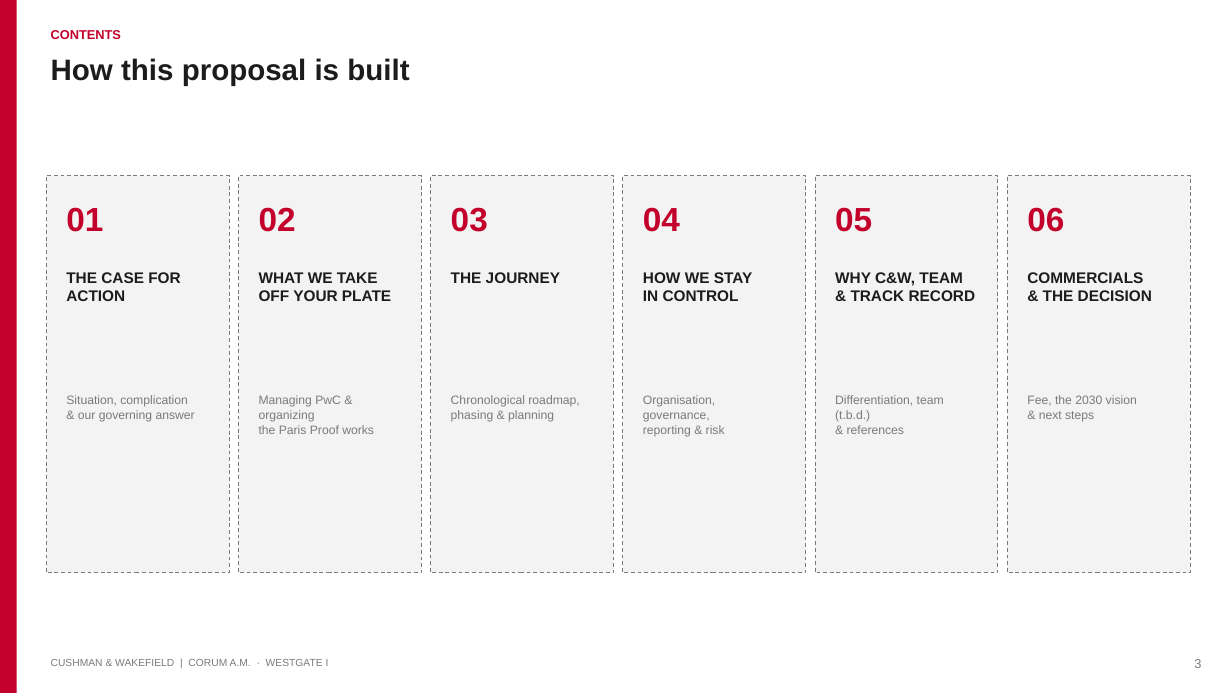
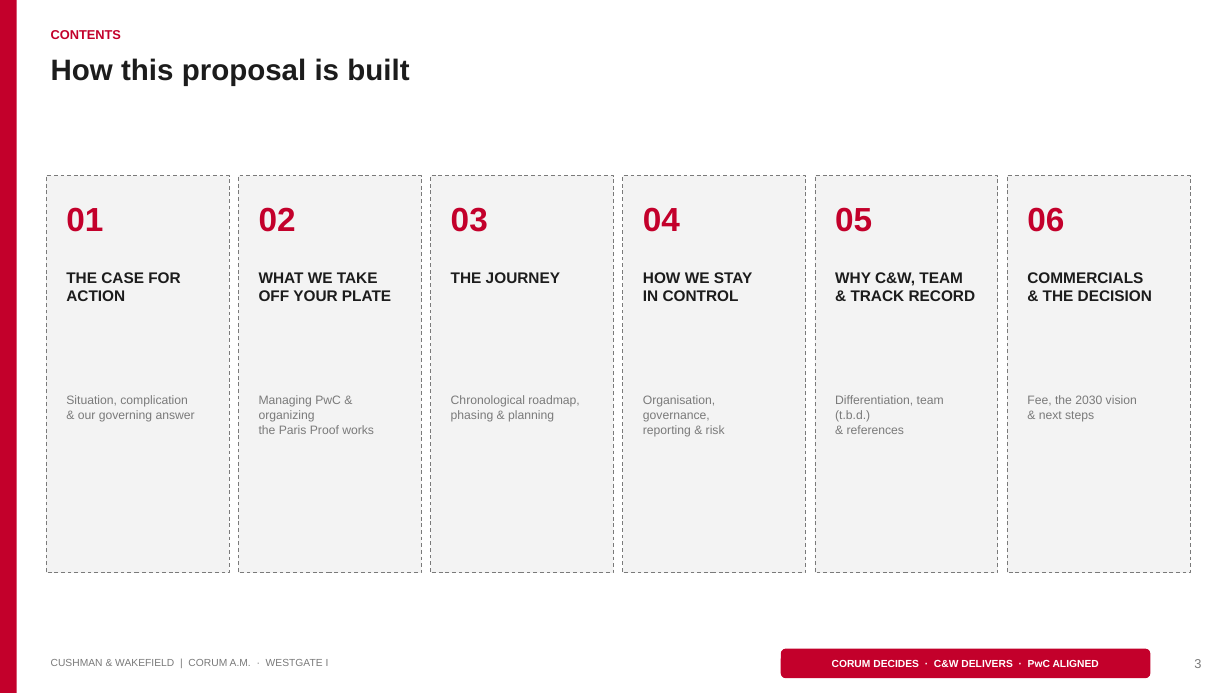
Before and after one commit to sjbezemer-cmyk/Solid-Base, a slide deck: slide 3 of corum-pitch/Corum-Westgate-I-Pitch-Wireframe.pptx. Drawn at 1232x693 pixels with LibreOffice and Linux fonts; fonts in the diff are those of the drawing. Boxes give left, top, right and bottom in pixels: in the first picture for what was removed or moved away, otherwise in the second. Text is boxed around its words. In the diff, an @@ line names an element or a change of style, - is before the commit and + after.

```diff
--- a/corum-pitch/Corum-Westgate-I-Pitch-Wireframe.pptx
+++ b/corum-pitch/Corum-Westgate-I-Pitch-Wireframe.pptx
@@ rounded rectangle added at (781, 649, 1151, 678), fill #C3002B @@
@@ text added at (832, 660, 1099, 667), 8 pt, text #FFFFFF, bold @@
+CORUM DECIDES · C&W DELIVERS · PwC ALIGNED
```
Also in this commit, not shown: 9 other files.
